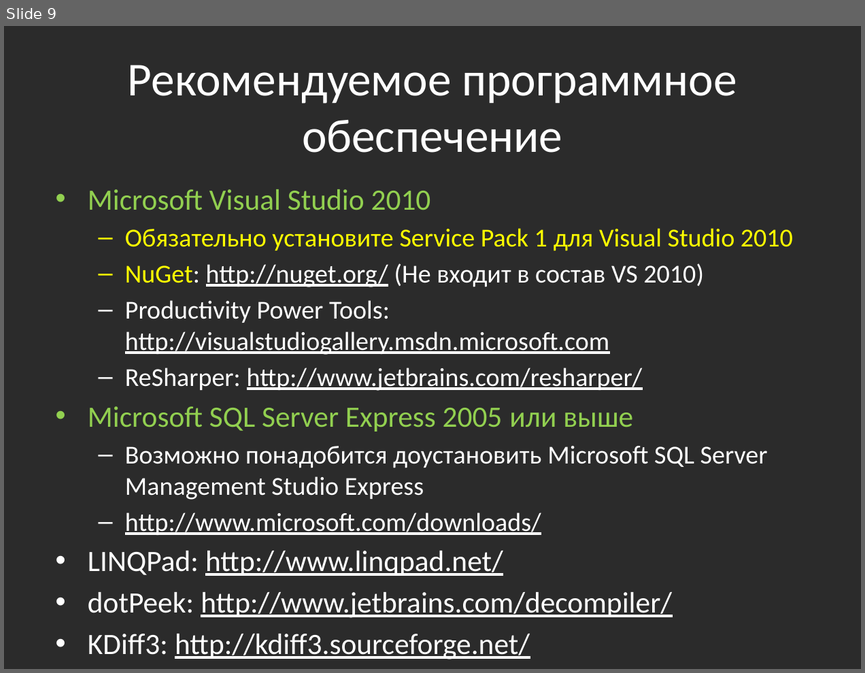
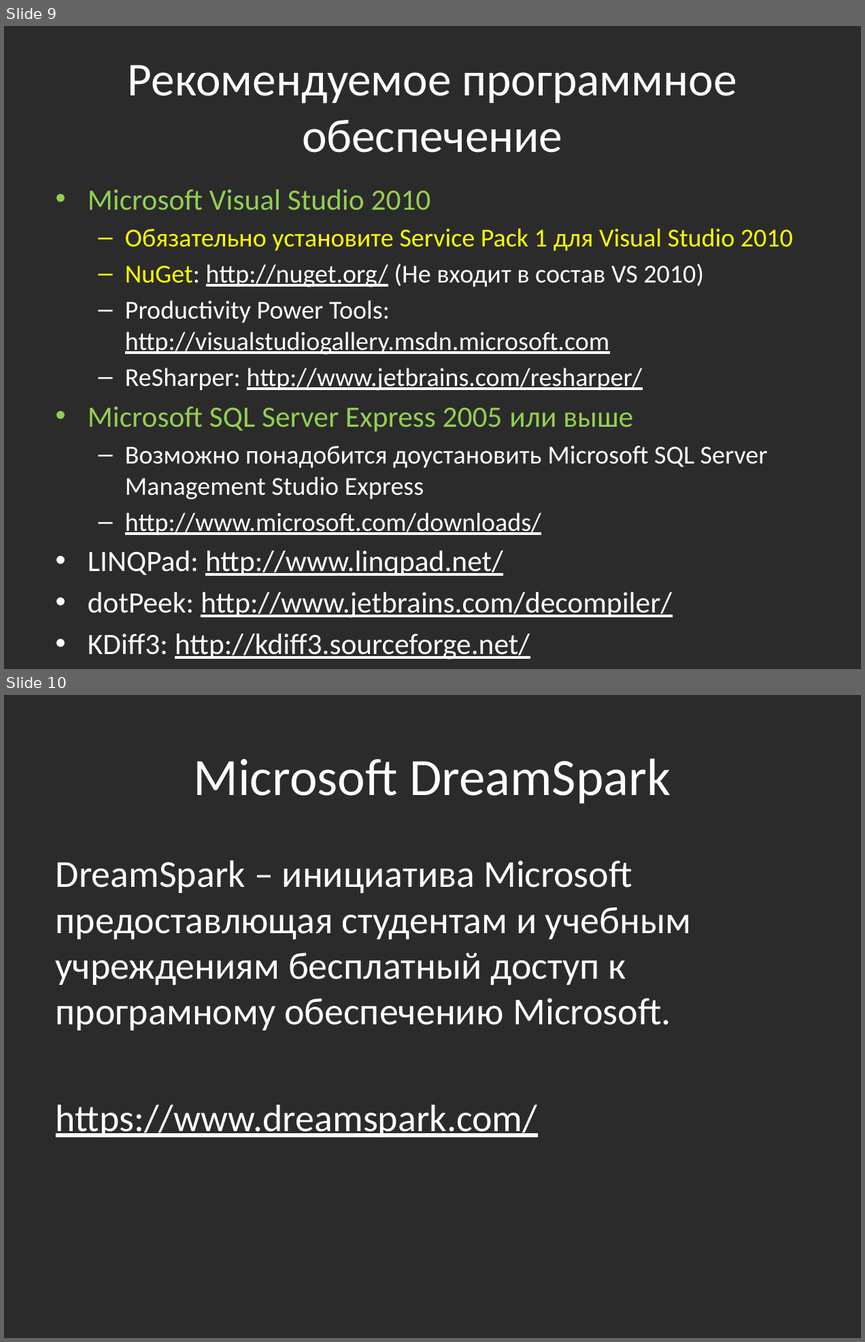
Before and after one commit to bazile/Training, a slide deck: Presentation/intro.pptx. Shown one above the other, each under a label of ours: slide 9 before the commit, slides 9 and 10 after it. The pictures are 865x673 and 865x1342 pixels, drawn with LibreOffice and Linux fonts; fonts in the diff are those of the drawing; background and template pictures are left out; a plain dark background stands for a picture behind light text. Boxes give left, top, right and bottom in pixels: in the first picture for what was removed or moved away, otherwise in the second. Text is boxed around its words. In the diff, an @@ line names an element or a change of style, - is before the commit and + after.

```diff
--- a/Presentation/intro.pptx
+++ b/Presentation/intro.pptx
@@ slide 10 added at <box>4,695,861,1338</box>, background picture (left out) @@
@@ title added at <box>194,758,670,804</box>, 44 pt, text #FFFFFF @@
+Microsoft DreamSpark
@@ text added at <box>56,860,691,1137</box>, 32 pt, text #FFFFFF @@
+DreamSpark – инициатива Microsoft предоставлющая студентам и учебным учреждениям бесплатный доступ к програмному обеспечению Microsoft.
+https://www.dreamspark.com/
```
Also in this commit, not shown: 1 slide changed, 2 other files.
